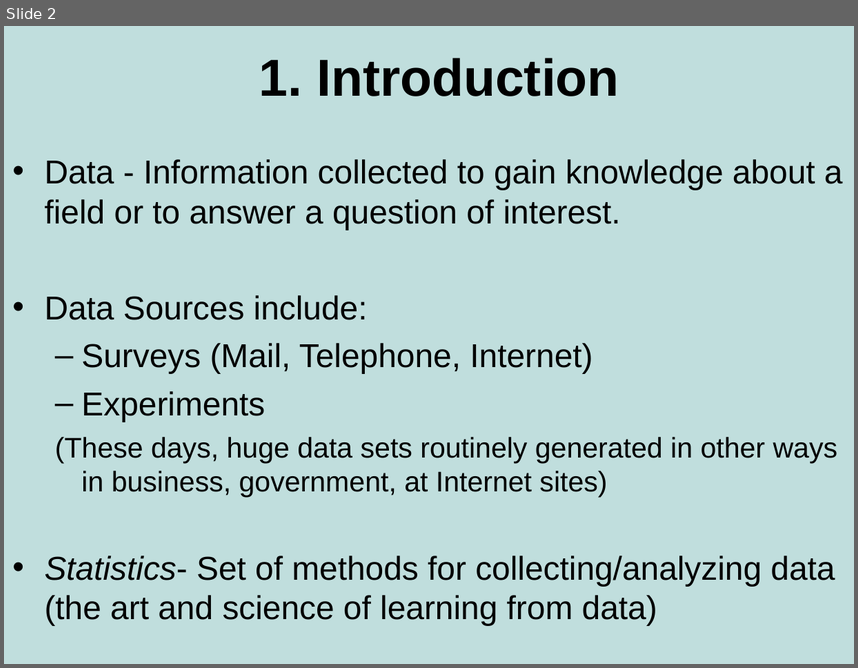
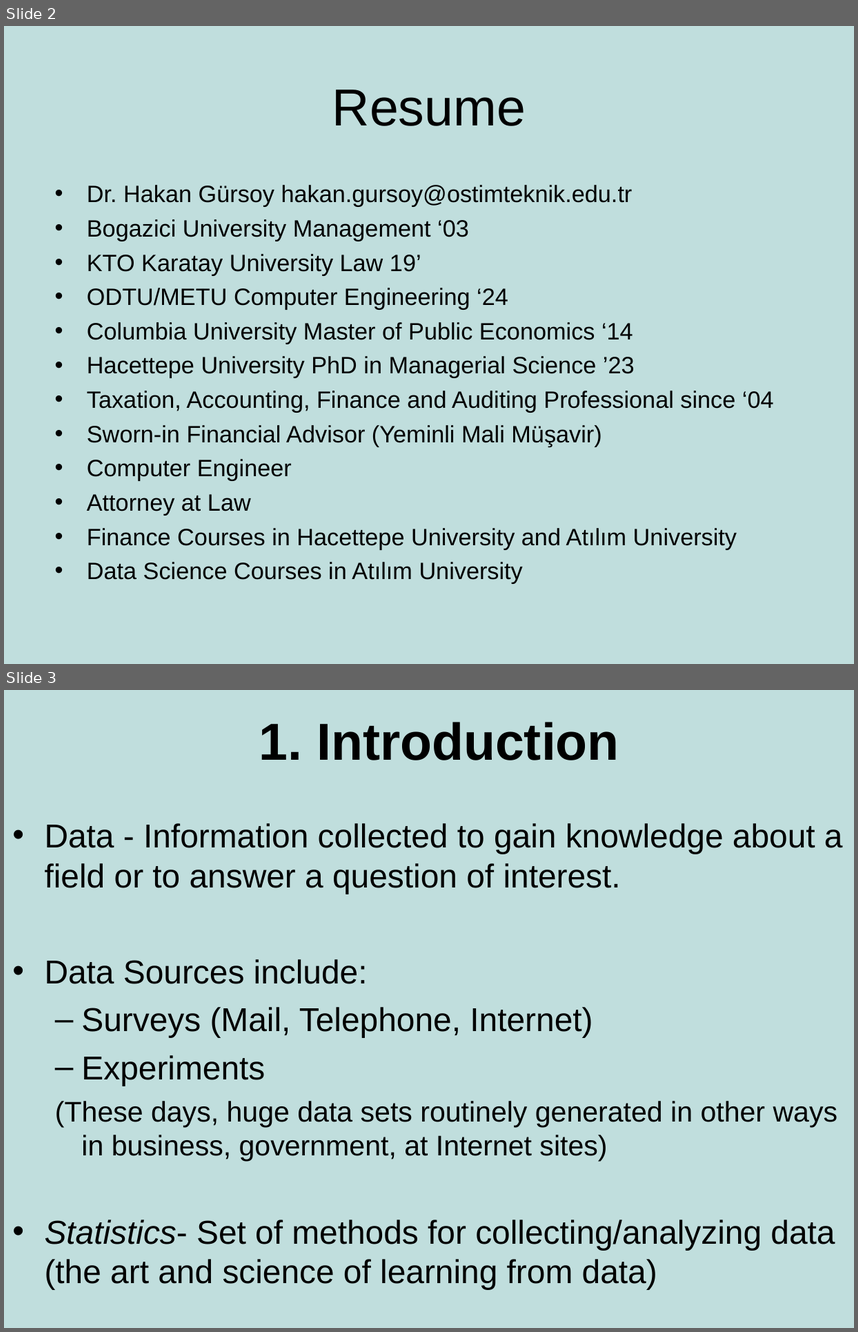
Before and after one commit to gursoyhakan/ostimteknik_stats, a slide deck: 1. Introduction.ppt. Shown one above the other, each under a label of ours: slide 2 before the commit, slides 2 and 3 after it. The pictures are 858x668 and 858x1332 pixels, drawn with LibreOffice and Linux fonts; fonts in the diff are those of the drawing. Boxes give left, top, right and bottom in pixels: in the first picture for what was removed or moved away, otherwise in the second. Text is boxed around its words. In the diff, an @@ line names an element or a change of style, - is before the commit and + after.

```diff
--- a/1. Introduction.ppt
+++ b/1. Introduction.ppt
@@ slide 2 added at (4,26,854,664), background #C0DEDD @@
@@ title added at (332,89,526,126), 44 pt, text #000000 @@
+Resume
@@ text added at (87,185,774,584), 20 pt, text #000000 @@
+• Dr. Hakan Gürsoy hakan.gursoy@ostimteknik.edu.tr
+• Bogazici University Management ‘03
+• KTO Karatay University Law 19’
+• ODTU/METU Computer Engineering ‘24
+• Columbia University Master of Public Economics ‘14
+• Hacettepe University PhD in Managerial Science ’23
+• Taxation, Accounting, Finance and Auditing Professional since ‘04
+• Sworn-in Financial Advisor (Yeminli Mali Müşavir)
+• Computer Engineer
+• Attorney at Law
+• Finance Courses in Hacettepe University and Atılım University
+• Data Science Courses in Atılım University
@@ what was slide 2 is now slide 3 @@
```
Also in this commit, not shown: 1 slide changed, 1 other file.
